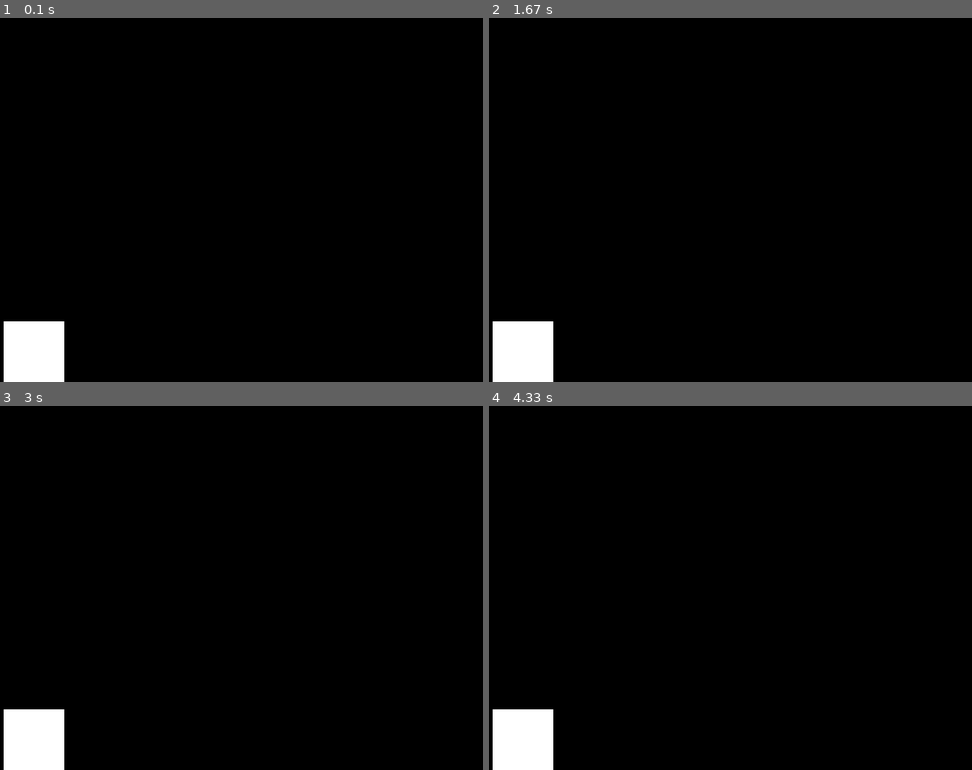
Above: before the commit, frames 1-4 (two rows, left to right).
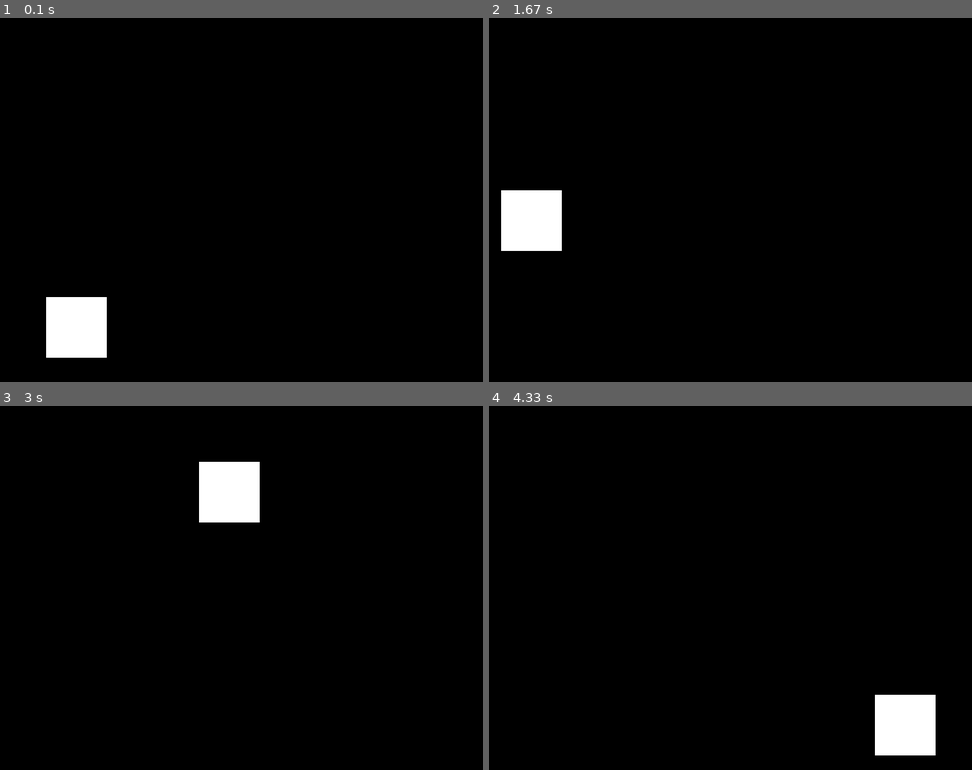
Above: after the commit, the same moments.

Repository: code-n-cry/pygame-tutoring-project
Game: pygame game, started from main2.py
Same seed, same stepped clock (60 frames per second), same inputs: the game is played once before the commit and once after it.
Inputs:
- Up to frame 1 (0.1 s): no input
- Up to frame 2 (1.67 s): no input
- Up to frame 3 (3 s): no input
- Up to frame 4 (4.33 s): no input

The runs differ from the first frame. In frame 1, 3.4% of the frame differs, in the area x 0-23%, y 76-100%; in frame 2, 4.2%, in the area x 0-16%, y 47-100%; in frame 3, 4.2%; in frame 4, 4.2%.

Commit message:
добал автоматическое передвежение

Diff:
--- a/main2.py
+++ b/main2.py
@@ -1,4 +1,5 @@
 import pygame
+import random
 
 pygame.init()
 
@@ -12,11 +13,17 @@
     def __init__(self):
         super().__init__()
         self.rect = pygame.Rect(10, 500, 100, 100)
-        self.speed_x = 10
-        self.speed_y = 10
+        self.speed_x = random.randint(5,15)
+        self.speed_y = random.randint(5,15)
 
     def update(self):
-        pressed_keys = pygame.key.get_pressed()
+        self.rect.x += self.speed_x
+        self.rect.y -= self.speed_y
+        if self.rect.x + 100 > WIDTH or self.rect.x < 0:
+            self.speed_x = -self.speed_x
+        if  self.rect.y < 0 or self.rect.y + 100 > HEIGHT:
+            self.speed_y = -self.speed_y
+        '''pressed_keys = pygame.key.get_pressed()
         if pressed_keys[pygame.K_d] and self.rect.x + 100 < WIDTH:
             self.rect.x += self.speed_x
         if pressed_keys[pygame.K_a] and self.rect.x > 0:
@@ -24,7 +31,8 @@
         if pressed_keys[pygame.K_w] and self.rect.y > 0:
             self.rect.y -= self.speed_y
         if pressed_keys[pygame.K_s] and self.rect.y + 100 < HEIGHT:
-            self.rect.y += self.speed_y
+            self.rect.y += self.speed_y'''
+
 
 
 player = Player()
